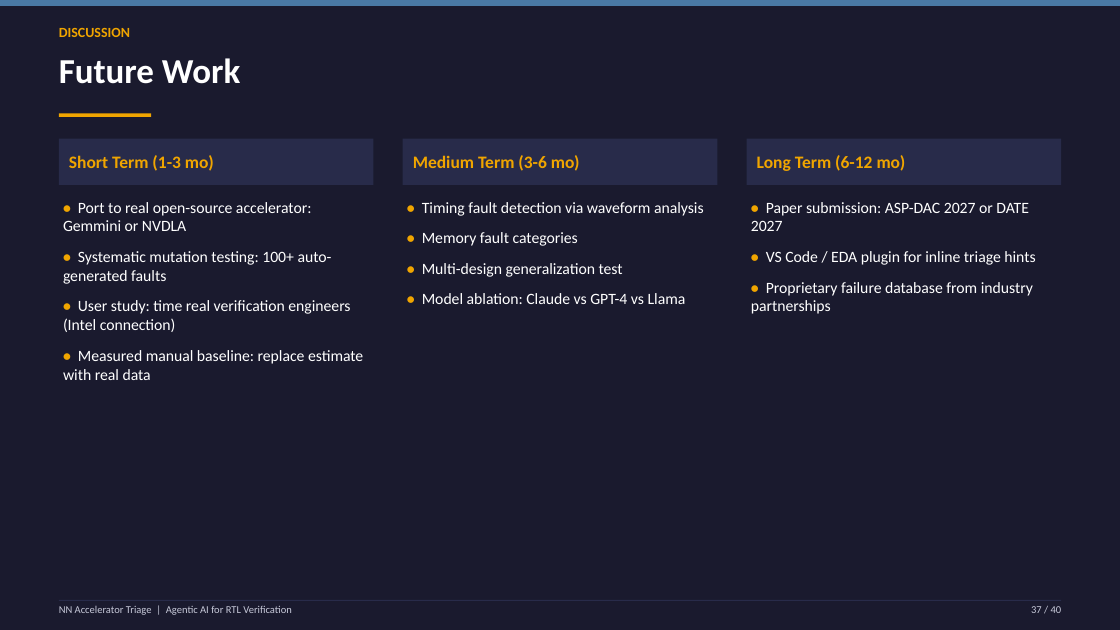
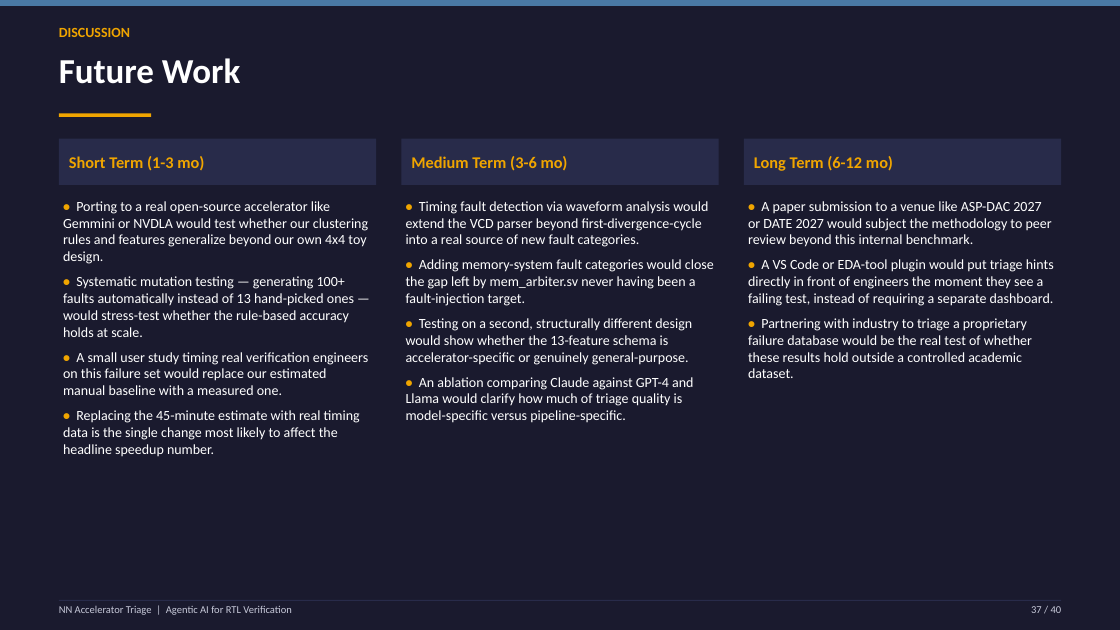
Before and after one commit to Sumedh350/nn-accel-triage, a slide deck: slide 37 of reports/nn_accel_triage_presentation.pptx. Drawn at 1120x630 pixels with LibreOffice and Linux fonts; fonts in the diff are those of the drawing. Boxes give left, top, right and bottom in pixels: in the first picture for what was removed or moved away, otherwise in the second. Text is boxed around its words. In the diff, an @@ line names an element or a change of style, - is before the commit and + after.

```diff
--- a/reports/nn_accel_triage_presentation.pptx
+++ b/reports/nn_accel_triage_presentation.pptx
@@ size 15 to 14 pt in 3 elements at box(69, 156, 204, 171), box(411, 156, 568, 171), box(754, 156, 893, 171) @@
@@ text at box(63, 201, 368, 456): text changed; size 13.5 to 12 pt @@
-• Port to real open-source accelerator: Gemmini or NVDLA
-• Systematic mutation testing: 100+ auto-generated faults
-• User study: time real verification engineers (Intel connection)
-• Measured manual baseline: replace estimate with real data
+• Porting to a real open-source accelerator like Gemmini or NVDLA would test whether our clustering rules and features generalize beyond our own 4x4 toy design.
+• Systematic mutation testing — generating 100+ faults automatically instead of 13 hand-picked ones — would stress-test whether the rule-based accuracy holds at scale.
+• A small user study timing real verification engineers on this failure set would replace our estimated manual baseline with a measured one.
+• Replacing the 45-minute estimate with real timing data is the single change most likely to affect the headline speedup number.
@@ text at box(406, 201, 714, 423): text changed; size 13.5 to 12 pt @@
-• Timing fault detection via waveform analysis
-• Memory fault categories
-• Multi-design generalization test
-• Model ablation: Claude vs GPT-4 vs Llama
+• Timing fault detection via waveform analysis would extend the VCD parser beyond first-divergence-cycle into a real source of new fault categories.
+• Adding memory-system fault categories would close the gap left by mem_arbiter.sv never having been a fault-injection target.
+• Testing on a second, structurally different design would show whether the 13-feature schema is accelerator-specific or genuinely general-purpose.
+• An ablation comparing Claude against GPT-4 and Llama would clarify how much of triage quality is model-specific versus pipeline-specific.
@@ text at box(748, 201, 1054, 378): text changed; size 13.5 to 12 pt @@
-• Paper submission: ASP-DAC 2027 or DATE 2027
-• VS Code / EDA plugin for inline triage hints
-• Proprietary failure database from industry partnerships
+• A paper submission to a venue like ASP-DAC 2027 or DATE 2027 would subject the methodology to peer review beyond this internal benchmark.
+• A VS Code or EDA-tool plugin would put triage hints directly in front of engineers the moment they see a failing test, instead of requiring a separate dashboard.
+• Partnering with industry to triage a proprietary failure database would be the real test of whether these results hold outside a controlled academic dataset.
```
Also in this commit, not shown: 36 other slides changed.
